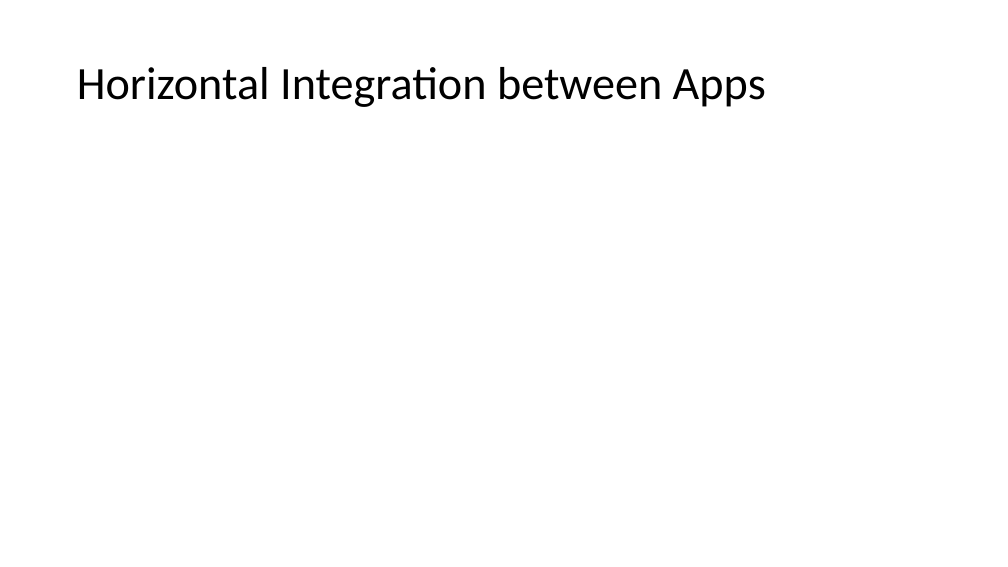
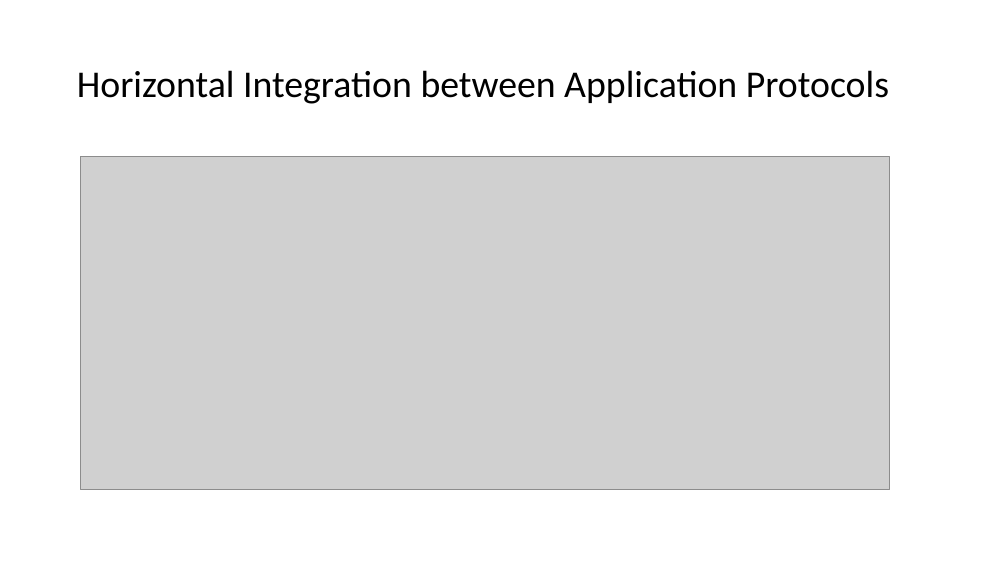
Before and after one commit to IoThingers/TermProject, a slide deck: slide 10 of PaperPresentation.pptx. Drawn at 1008x567 pixels with LibreOffice and Linux fonts; fonts in the diff are those of the drawing; grey boxes stand for pictures. Boxes give left, top, right and bottom in pixels: in the first picture for what was removed or moved away, otherwise in the second. Text is boxed around its words. In the diff, an @@ line names an element or a change of style, - is before the commit and + after.

```diff
--- a/PaperPresentation.pptx
+++ b/PaperPresentation.pptx
@@ title at (77,70,889,104): text changed; size 44 to 36 pt @@
-Horizontal Integration between Apps
+Horizontal Integration between Application Protocols
@@ picture added at (81,157,889,489) @@
```
Also in this commit, not shown: 1 other slide changed, 1 slide added.
